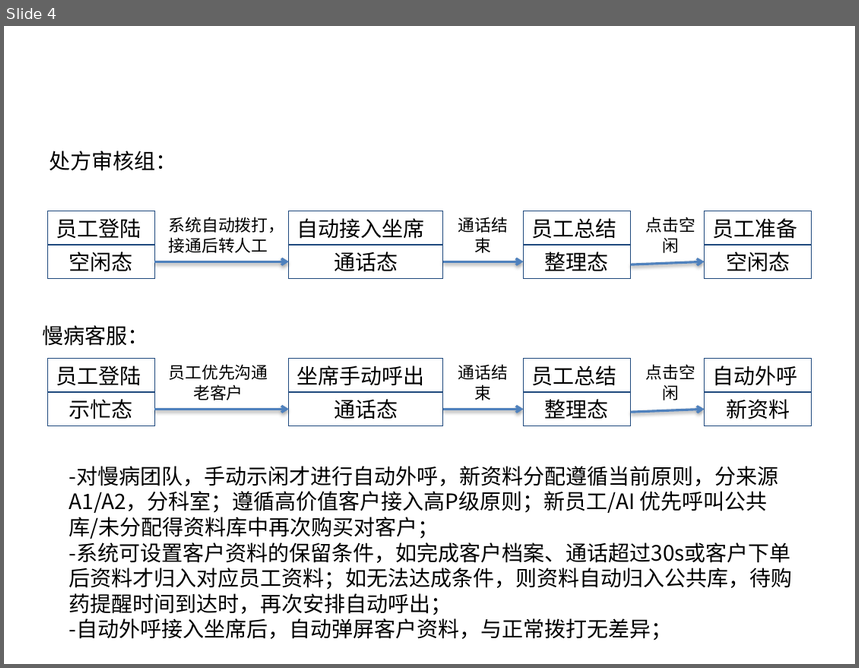
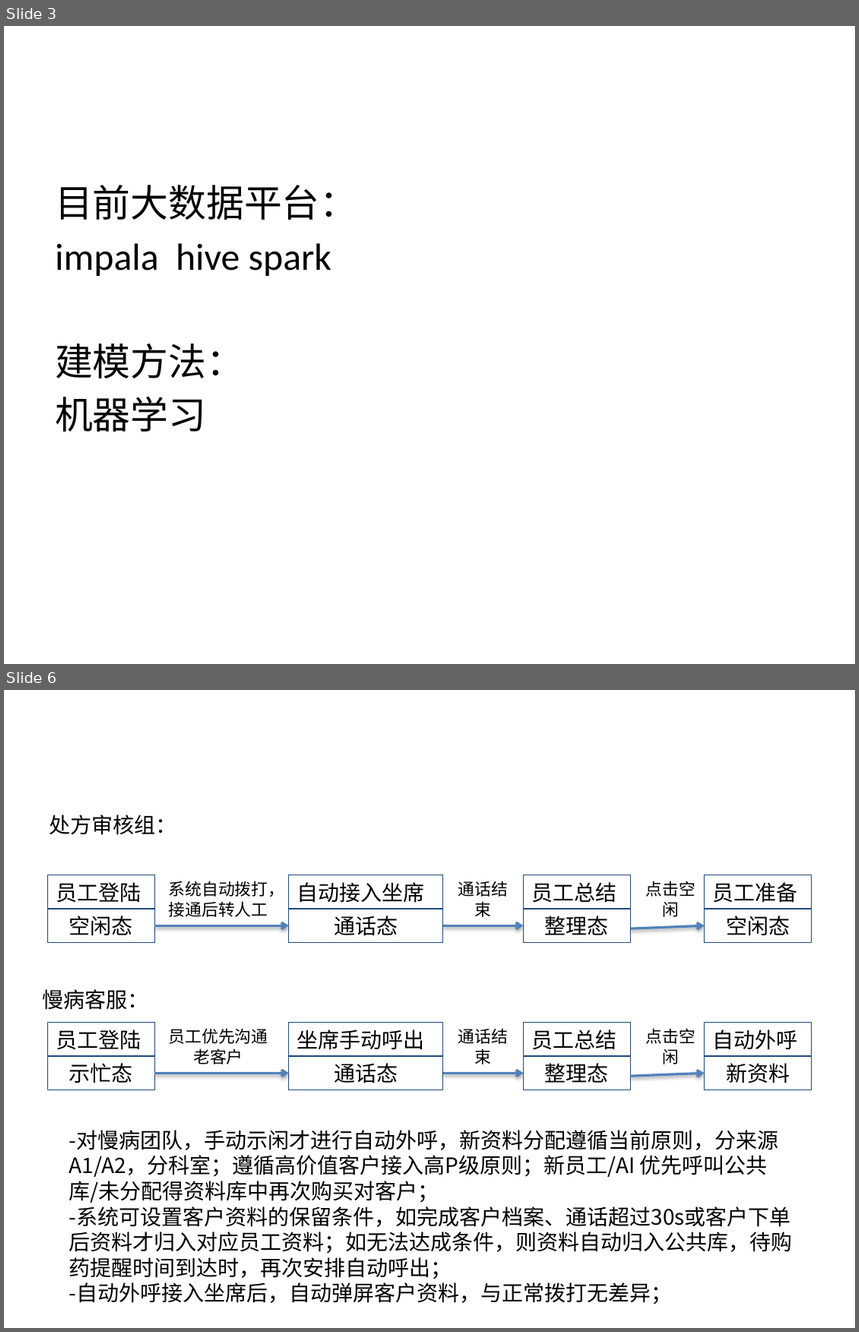
Before and after one commit to tusonggao/wwjjttbb_jk, a slide deck: 2018_12_16/客户智能分层需求说明.pptx. Shown one above the other, each under a label of ours: slide 4 before the commit, slides 3 and 6 after it; the slides between them are not shown. The pictures are 859x668 and 859x1332 pixels, drawn with LibreOffice and Linux fonts; fonts in the diff are those of the drawing; background and template pictures are left out. Boxes give left, top, right and bottom in pixels: in the first picture for what was removed or moved away, otherwise in the second. Text is boxed around its words. In the diff, an @@ line names an element or a change of style, - is before the commit and + after.

```diff
--- a/2018_12_16/客户智能分层需求说明.pptx
+++ b/2018_12_16/客户智能分层需求说明.pptx
@@ slide 3 added at (4, 26, 855, 664), background picture (left out) @@
@@ text added at (55, 185, 357, 432), 32 pt, text #000000 @@
+目前大数据平台：
+impala hive spark
+建模方法：
+机器学习
@@ what was slide 4 is now slide 6 @@
```
Also in this commit, not shown: 2 other slides added, 1 slide removed, 1 other file.
